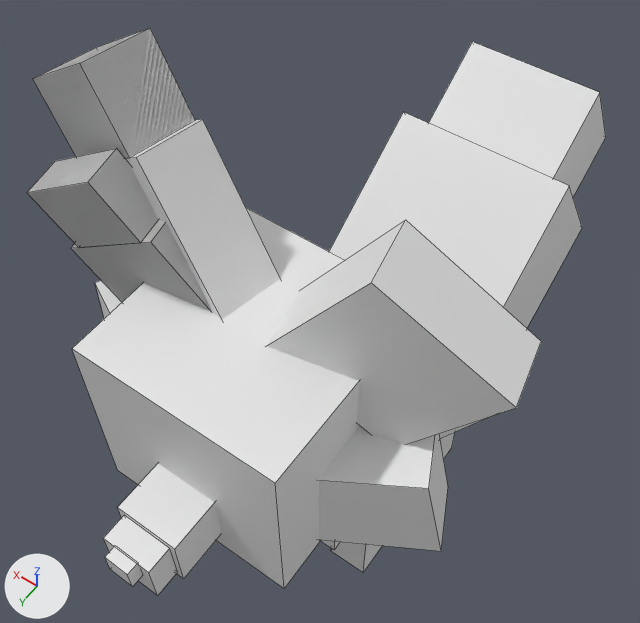
The Blender file blender_files/gen_6/fennekin.blend: old version first, new version second.
Before and after are seen from a 50 mm camera at (-1.47, 2.41, 5.44) aimed at (0.24, 0.02, 1.68). Every picture has the same lights, and +X, +Y and +Z are marked at lower left. Mesh edges are drawn as thin lines.

Names of what the first picture shows: 'Head', 'Left cheek tuft', 'Left ear base', 'Left ear fluff', 'Left ear fluff tip', 'Left ear tip', 'Right ear base', 'Snout base', 'Snout tip', 'Tail base', 'Tail tip', 'leg4'.
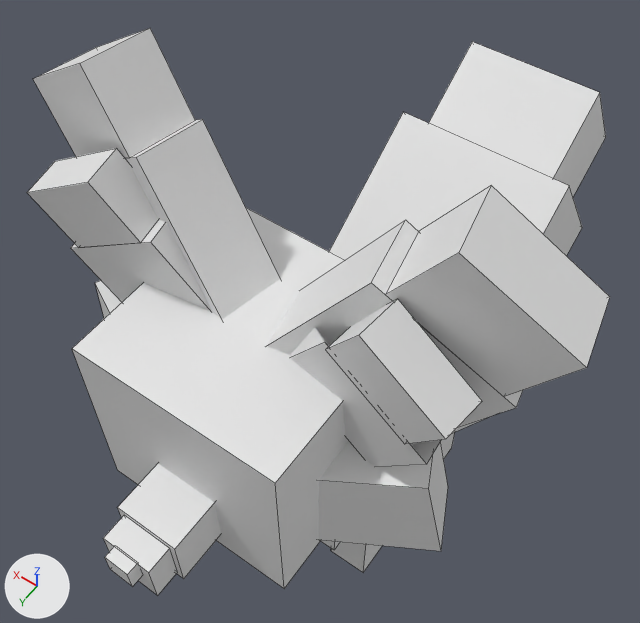
Pixel boxes [x1, y1, x2, y2] of what changed, in the pictures (640 x 623 px):
'Left ear tip', mesh turned, moved
    before: [33, 28, 195, 158]
    after: [385, 186, 610, 397]
'Left ear fluff tip', mesh turned, moved
    before: [27, 148, 158, 247]
    after: [326, 299, 482, 444]
'Left ear fluff', reshaped, moved
    before: [71, 220, 212, 311]
    after: [290, 328, 441, 467]
'Left ear base', unchanged, covered by the edit
    before: [267, 220, 541, 444]
    after: [267, 220, 523, 427]
'Right ear tip', unchanged, uncovered by the edit
    after: [33, 28, 195, 158]
'Right ear fluff tip', unchanged, uncovered by the edit
    after: [27, 148, 158, 247]
'Right ear fluff', unchanged, uncovered by the edit
    after: [71, 220, 212, 311]

The edits, one by one:
me_left_ear_tip has 8 vertices, 6 faces and spans x -0.362..0.362, y -0.315..0.315, z -0.218..0.218.
me_left_ear_tip is used by ob_left_ear_tip; parent ob_left_ear_base; location (0.872, 0.569, 3.167); rotation (1.571, 0.0, 0.0), in degrees (90, 0, 0).
me_left_ear_tip part 1: the whole mesh is turned -180 degrees about the x axis through its middle.
me_left_ear_fluff has 8 vertices, 6 faces and spans x -0.389..0.389, y -0.374..0.374, z -0.214..0.214.
me_left_ear_fluff is used by ob_left_ear_fluff; parent ob_head; location (0.511, 0.759, 2.605); rotation (1.571, 0.0, 0.0), in degrees (90, 0, 0).
Part 2, on me_left_ear_fluff:
Vertex 0 of me_left_ear_fluff moves from (0.085, -0.374, -0.139) to (0.085, 0.347, -0.169) at pixel (324, 342).
Vertex 1 of me_left_ear_fluff moves from (-0.389, -0.074, -0.095) to (-0.389, 0.048, -0.214) at pixel (426, 464).
Vertex 2 of me_left_ear_fluff moves from (-0.13, 0.347, -0.169) at pixel (150, 242) to (-0.13, -0.374, -0.139).
Vertex 3 of me_left_ear_fluff moves from (0.344, 0.048, -0.214) at pixel (70, 248) to (0.344, -0.074, -0.095).
me_left_ear_fluff_tip has 8 vertices, 6 faces and spans x -0.279..0.279, y -0.256..0.256, z -0.133..0.133.
me_left_ear_fluff_tip is used by ob_left_ear_fluff_tip; parent ob_left_ear_fluff; location (0.713, 0.881, 2.942); rotation (1.571, 0.0, 0.0), in degrees (90, 0, 0).
me_left_ear_fluff_tip part 3: the whole mesh is turned -180 degrees about the x axis through its middle.
Object 'Left ear tip' (ob_left_ear_tip) moves from (0.872, 0.569, 3.167) to (-0.872, 0.569, 3.167).
Object 'Left ear fluff' (ob_left_ear_fluff) moves from (0.511, 0.759, 2.605) to (-0.511, 0.759, 2.605).
In object 'Left ear fluff tip' (ob_left_ear_fluff_tip), matrix_parent_inverse goes from Matrix(((1.0, 0.0, 0.0, -0.511), (0.0, 0.0, 1.0, -2.605), (0.0, -1.0, 0.0, 0.759), (0.0, 0.0, 0.0, 1.0))) to Matrix(((1.0, 0.0, 0.0, 0.511), (0.0, 0.0, 1.0, -2.605), (0.0, -1.0, 0.0, 0.759), (0.0, 0.0, 0.0, 1.0))).
Object 'Left ear fluff tip' (ob_left_ear_fluff_tip) moves from (0.713, 0.881, 2.942) to (-0.713, 0.881, 2.942).
